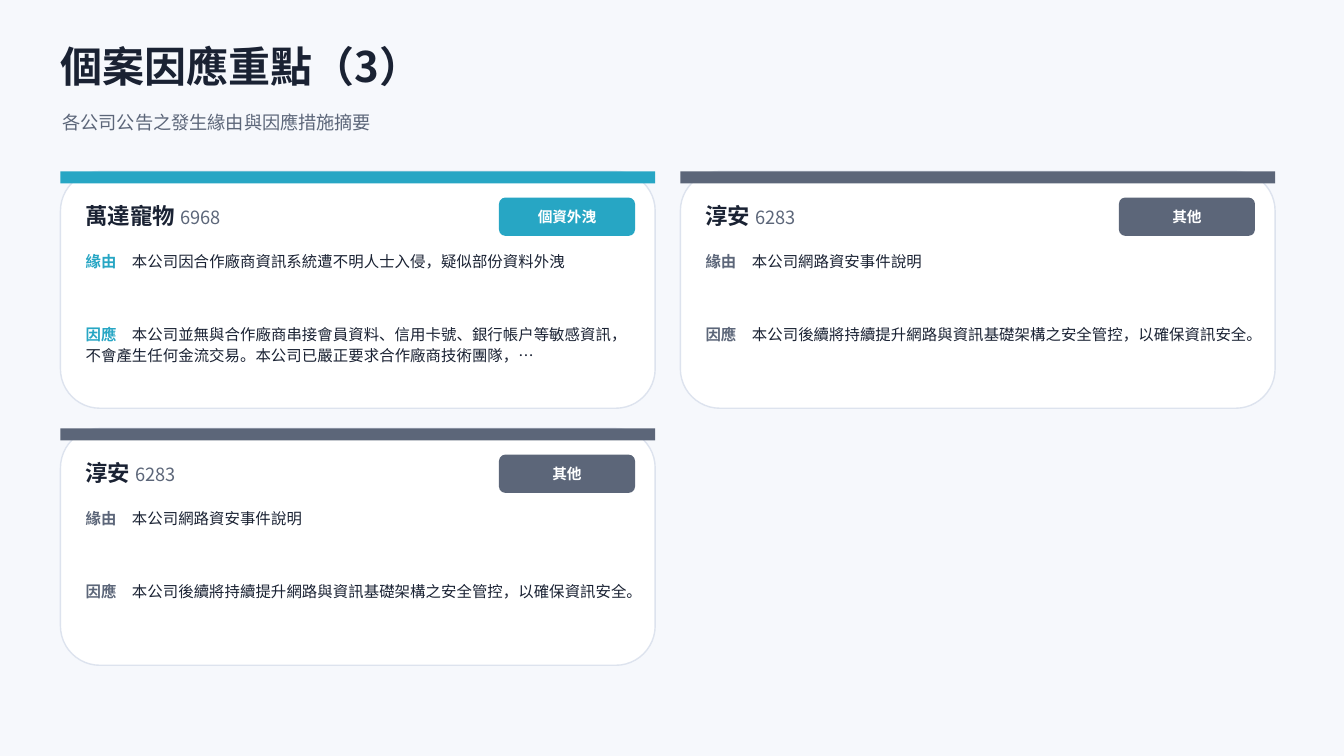
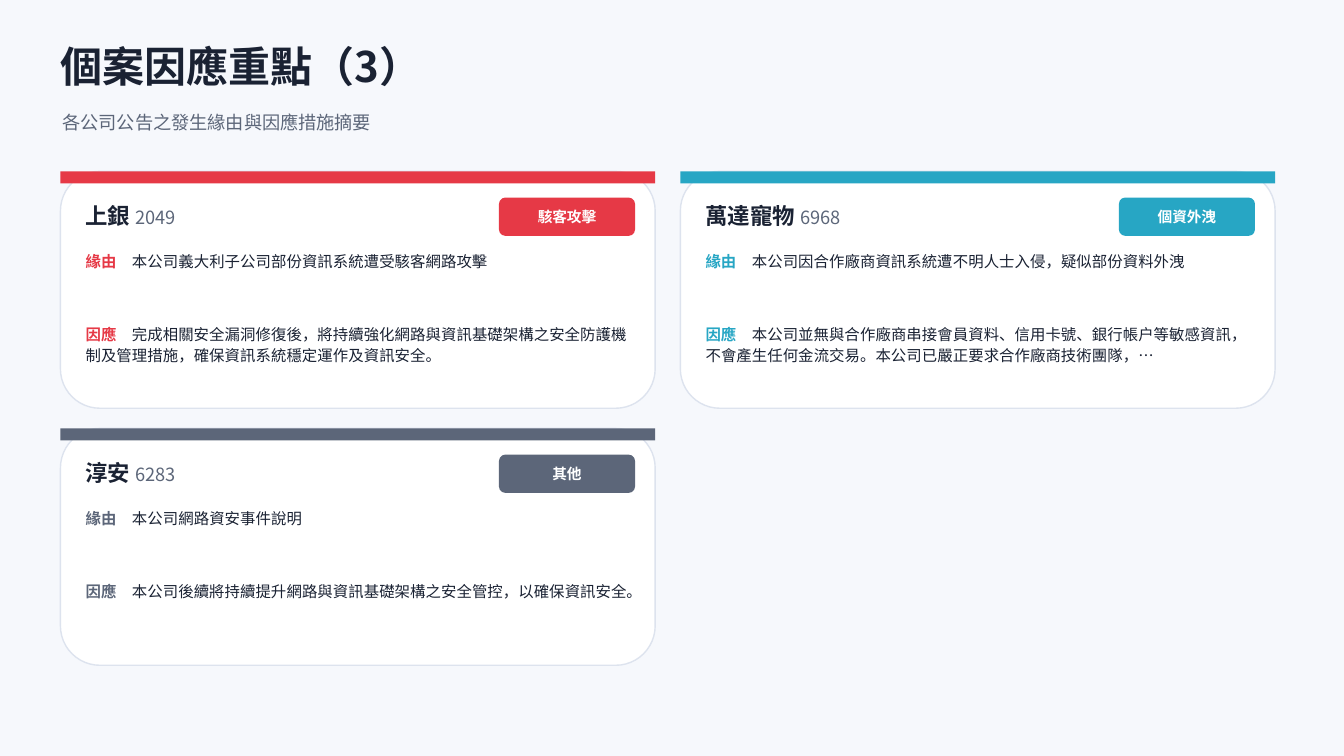
Before and after one commit to Johnnylin77/mops-isec-monitor, a slide deck: slide 8 of 資安事件因應分析.pptx. Drawn at 1344x756 pixels with LibreOffice and Linux fonts; fonts in the diff are those of the drawing. Boxes give left, top, right and bottom in pixels: in the first picture for what was removed or moved away, otherwise in the second. Text is boxed around its words. In the diff, an @@ line names an element or a change of style, - is before the commit and + after.

```diff
--- a/資安事件因應分析.pptx
+++ b/資安事件因應分析.pptx
@@ rectangle at box(60, 171, 655, 184): fill #27A6C4 to #E63946 @@
@@ rectangle at box(681, 171, 1275, 184): fill #5C6679 to #27A6C4 @@
@@ text at box(86, 205, 175, 226): text changed; size 16 to 13 pt; text colour #1A2233 to #5C6679; bold off @@
-萬達寵物 6968
+上銀 2049
@@ rounded rectangle at box(499, 198, 635, 236): fill #27A6C4 to #E63946 @@
@@ text at box(538, 209, 596, 223): text changed @@
-個資外洩
+駭客攻擊
@@ text at box(706, 202, 840, 230): text changed; size 13 to 16 pt; text colour #5C6679 to #1A2233; bold on @@
-淳安 6283
+萬達寵物 6968
@@ rounded rectangle at box(1119, 198, 1255, 236): fill #5C6679 to #27A6C4 @@
@@ text at box(1158, 209, 1216, 223): text changed @@
-其他
+個資外洩
@@ text at box(86, 254, 487, 269): text changed @@
-緣由 本公司因合作廠商資訊系統遭不明人士入侵，疑似部份資料外洩
+緣由 本公司義大利子公司部份資訊系統遭受駭客網路攻擊
@@ text at box(706, 254, 1185, 269): text changed @@
-緣由 本公司網路資安事件說明
+緣由 本公司因合作廠商資訊系統遭不明人士入侵，疑似部份資料外洩
@@ text at box(86, 325, 627, 363): text changed @@
-因應 本公司並無與合作廠商串接會員資料、信用卡號、銀行帳戶等敏感資訊，不會產生任何金流交易。本公司已嚴正要求合作廠商技術團隊，…
+因應 完成相關安全漏洞修復後，將持續強化網路與資訊基礎架構之安全防護機制及管理措施，確保資訊系統穩定運作及資訊安全。
@@ text at box(706, 325, 1246, 363): text changed @@
-因應 本公司後續將持續提升網路與資訊基礎架構之安全管控，以確保資訊安全。
+因應 本公司並無與合作廠商串接會員資料、信用卡號、銀行帳戶等敏感資訊，不會產生任何金流交易。本公司已嚴正要求合作廠商技術團隊，…
```
Also in this commit, not shown: 6 other slides changed, 2 other files.
